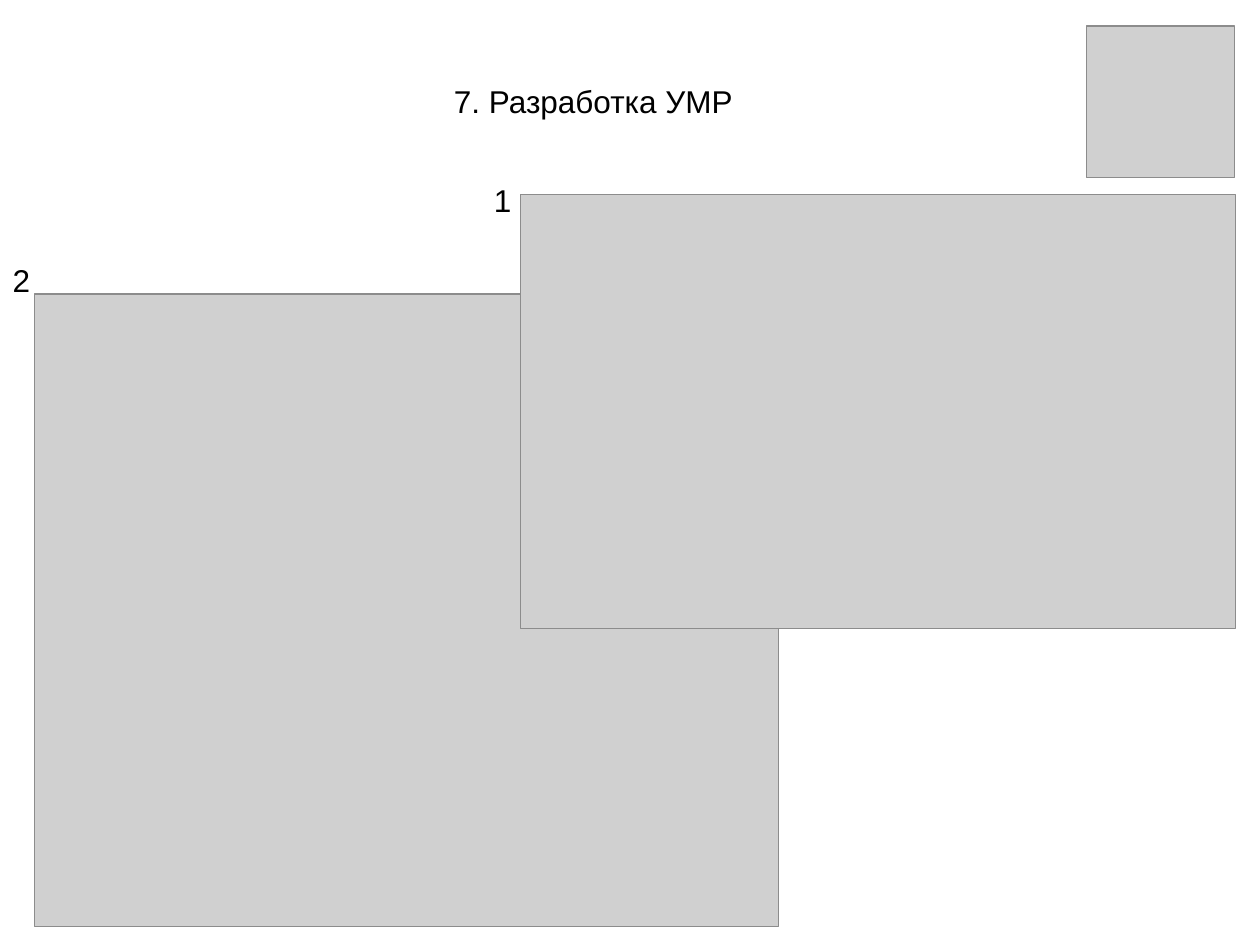
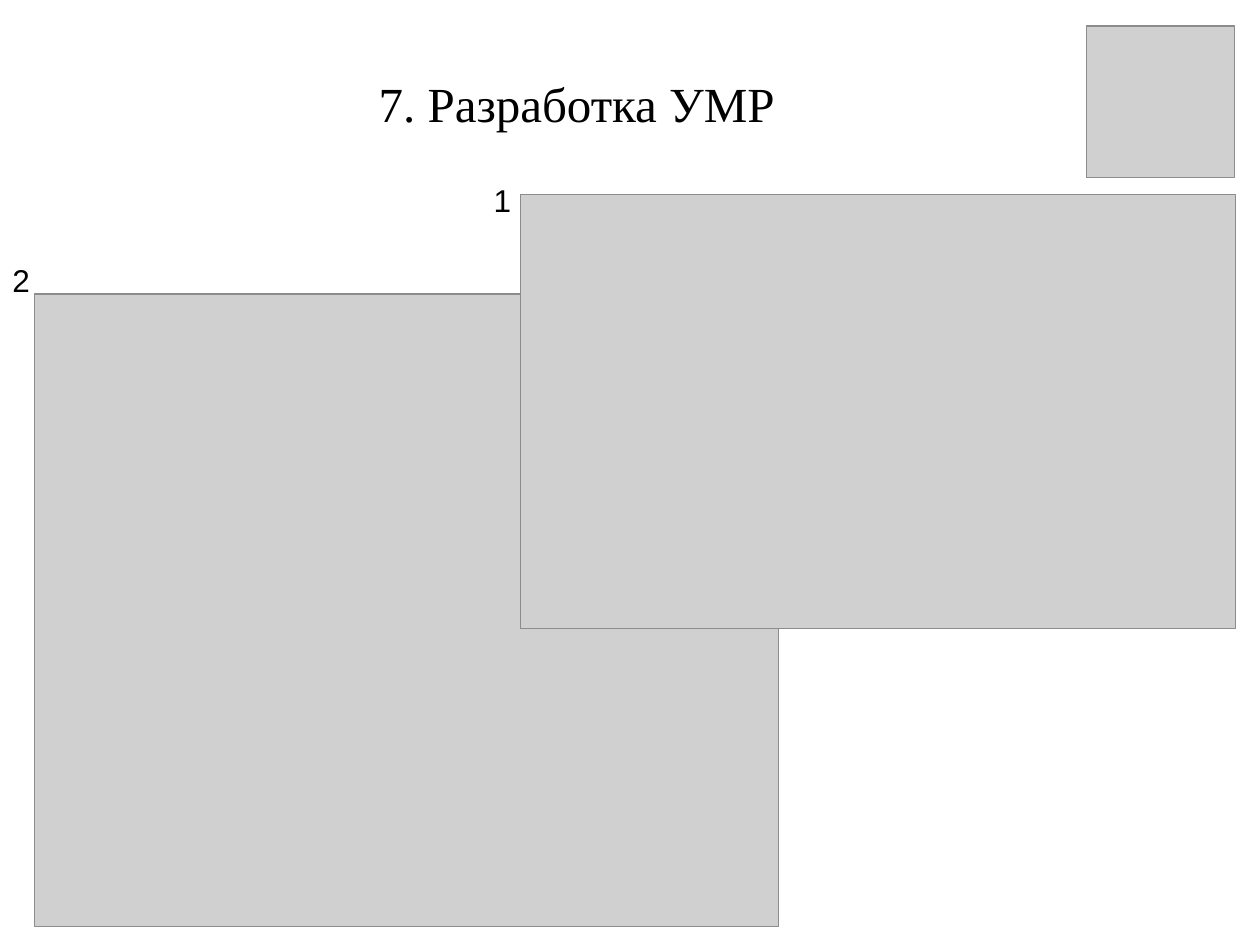
Before and after one commit to Zakycka163/MyProg, a slide deck: slide 8 of 0_Documents_for_ВКР/BKP/ПЗ к ВКР/6. Презентация для диплома.ppt. Drawn at 1260x945 pixels with LibreOffice and Linux fonts; fonts in the diff are those of the drawing; grey boxes stand for pictures. Boxes give left, top, right and bottom in pixels: in the first picture for what was removed or moved away, otherwise in the second. Text is boxed around its words. In the diff, an @@ line names an element or a change of style, - is before the commit and + after.

```diff
--- a/0_Documents_for_ВКР/BKP/ПЗ к ВКР/6. Презентация для диплома.ppt
+++ b/0_Documents_for_ВКР/BKP/ПЗ к ВКР/6. Презентация для диплома.ppt
@@ text "7. Разработка УМР": place and size @@
-text "7. Разработка УМР" at bbox=[454, 90, 732, 119]
+text "7. Разработка УМР" at bbox=[379, 87, 774, 132]
@@ text "7. Разработка УМР" at bbox=[379, 87, 774, 132]: size 18 to 28 pt, font Arial to Times New Roman @@
```
Also in this commit, not shown: 2 other slides changed, 30 other files.
